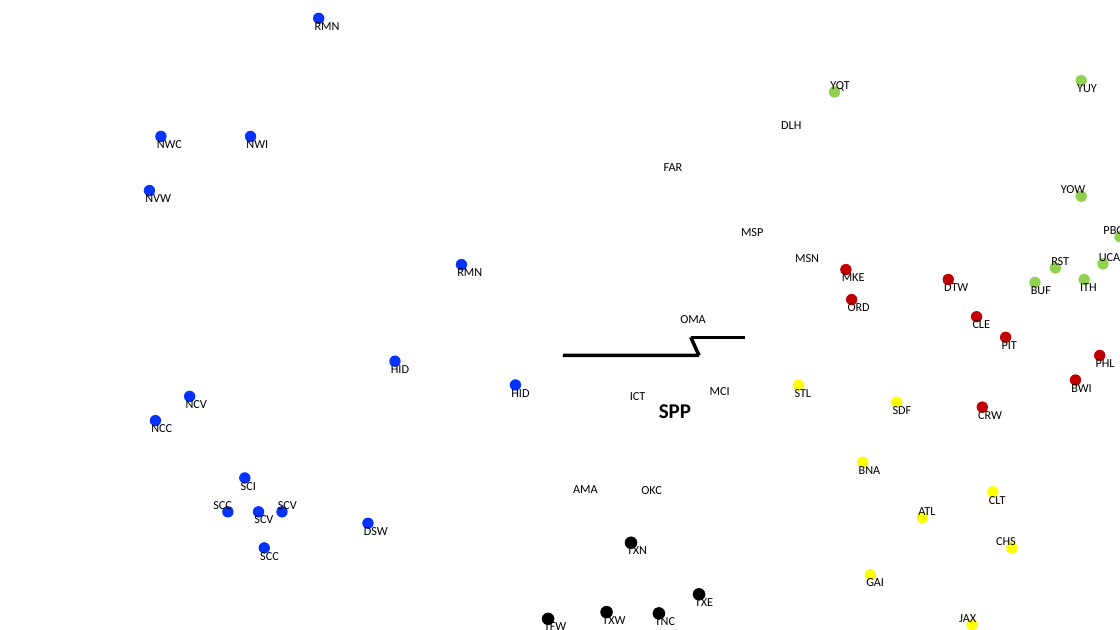
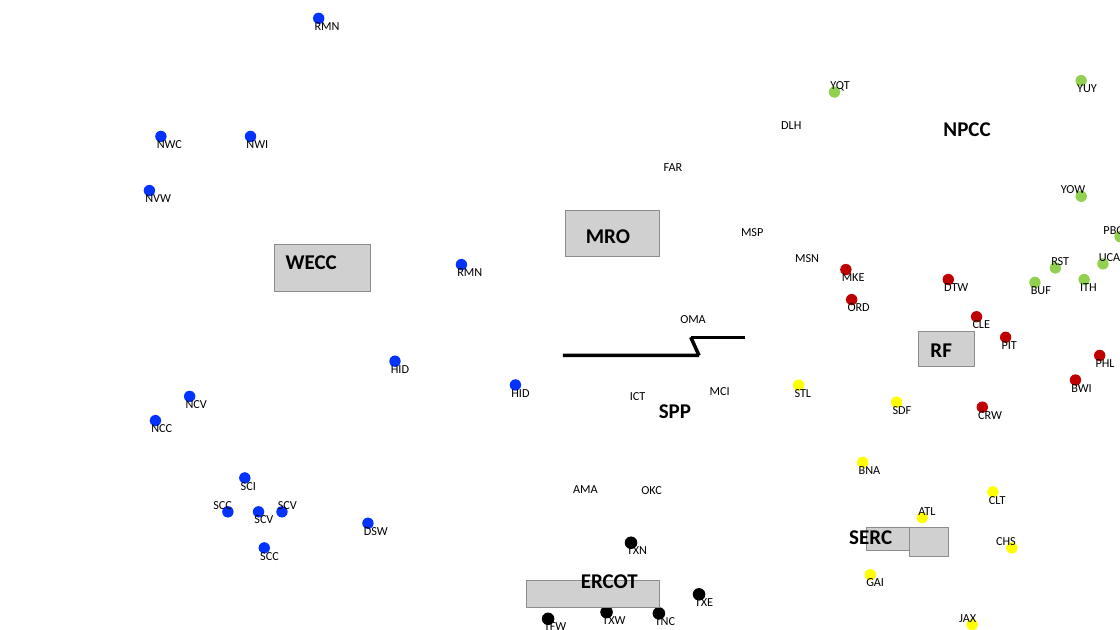
Before and after one commit to slacgismo/loadinsight, a slide deck: slide 5 of citymap.pptx. Drawn at 1120x630 pixels with LibreOffice and Linux fonts; fonts in the diff are those of the drawing; grey boxes stand for pictures; background and template pictures are left out. Boxes give left, top, right and bottom in pixels: in the first picture for what was removed or moved away, otherwise in the second. Text is boxed around its words. In the diff, an @@ line names an element or a change of style, - is before the commit and + after.

```diff
--- a/citymap.pptx
+++ b/citymap.pptx
@@ text added at [943, 122, 990, 136], 18 pt, text #000000, bold @@
+NPCC
@@ picture added at [565, 211, 660, 256] @@
@@ text added at [586, 229, 630, 243], 18 pt, text #000000, bold @@
+MRO
@@ picture added at [275, 245, 371, 292] @@
@@ text added at [286, 255, 337, 269], 18 pt, text #000000, bold @@
+WECC
@@ picture added at [918, 331, 975, 366] @@
@@ text added at [930, 343, 951, 357], 18 pt, text #000000, bold @@
+RF
@@ text added at [849, 526, 892, 550], 18 pt, text #000000, bold @@
+SERC
@@ picture added at [866, 527, 910, 550] @@
@@ picture added at [909, 528, 949, 557] @@
@@ picture added at [527, 581, 660, 607] @@
@@ text added at [581, 571, 638, 588], 18 pt, text #000000, bold @@
+ERCOT
```
Also in this commit, not shown: 4 other slides changed, 1 other file.
